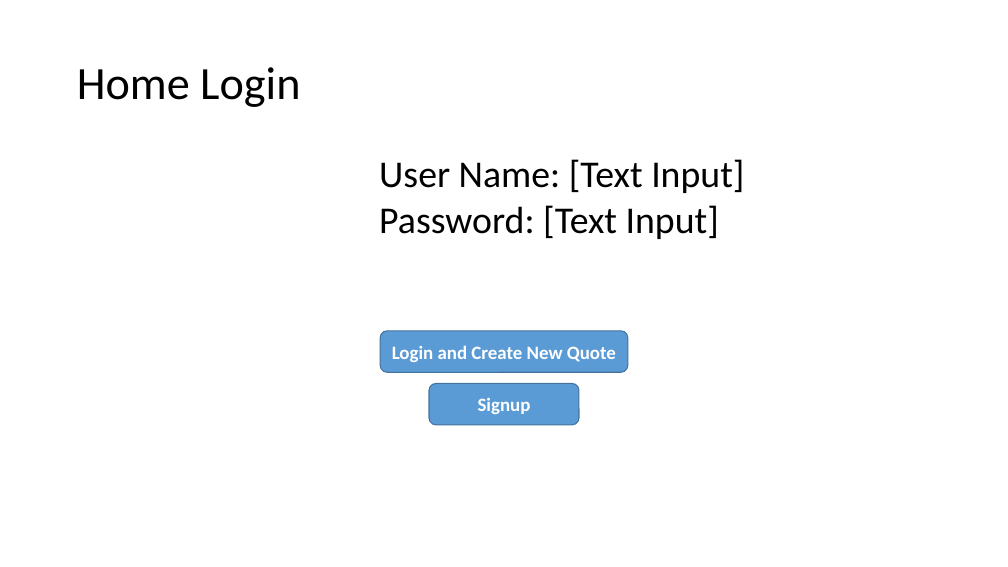
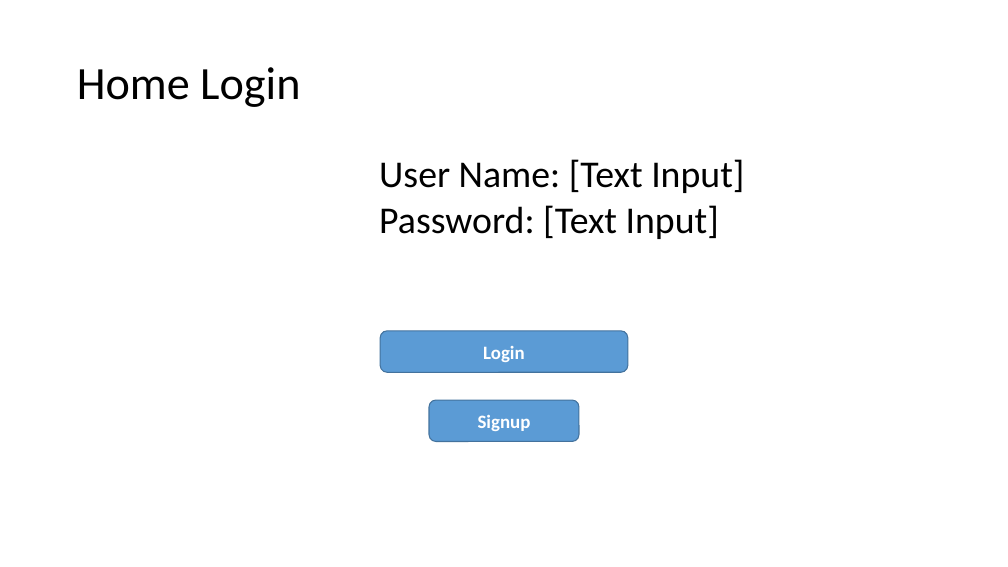
Before and after one commit to mohammed52/quotation-automator, a slide deck: slide 1 of app-pallet-rack-costing.pptx. Drawn at 1008x567 pixels with LibreOffice and Linux fonts; fonts in the diff are those of the drawing. Boxes give left, top, right and bottom in pixels: in the first picture for what was removed or moved away, otherwise in the second. Text is boxed around its words. In the diff, an @@ line names an element or a change of style, - is before the commit and + after.

Commit message:
wip: new user login

```diff
--- a/app-pallet-rack-costing.pptx
+++ b/app-pallet-rack-costing.pptx
@@ text in rounded rectangle at [483,346,525,362]: text changed @@
-Login and Create New Quote
+Login
@@ rounded rectangle "Signup": place and size @@
-rounded rectangle "Signup" at [429,383,578,425]
+rounded rectangle "Signup" at [429,400,578,442]
```
Also in this commit, not shown: 1 other slide changed, 4 other files.
